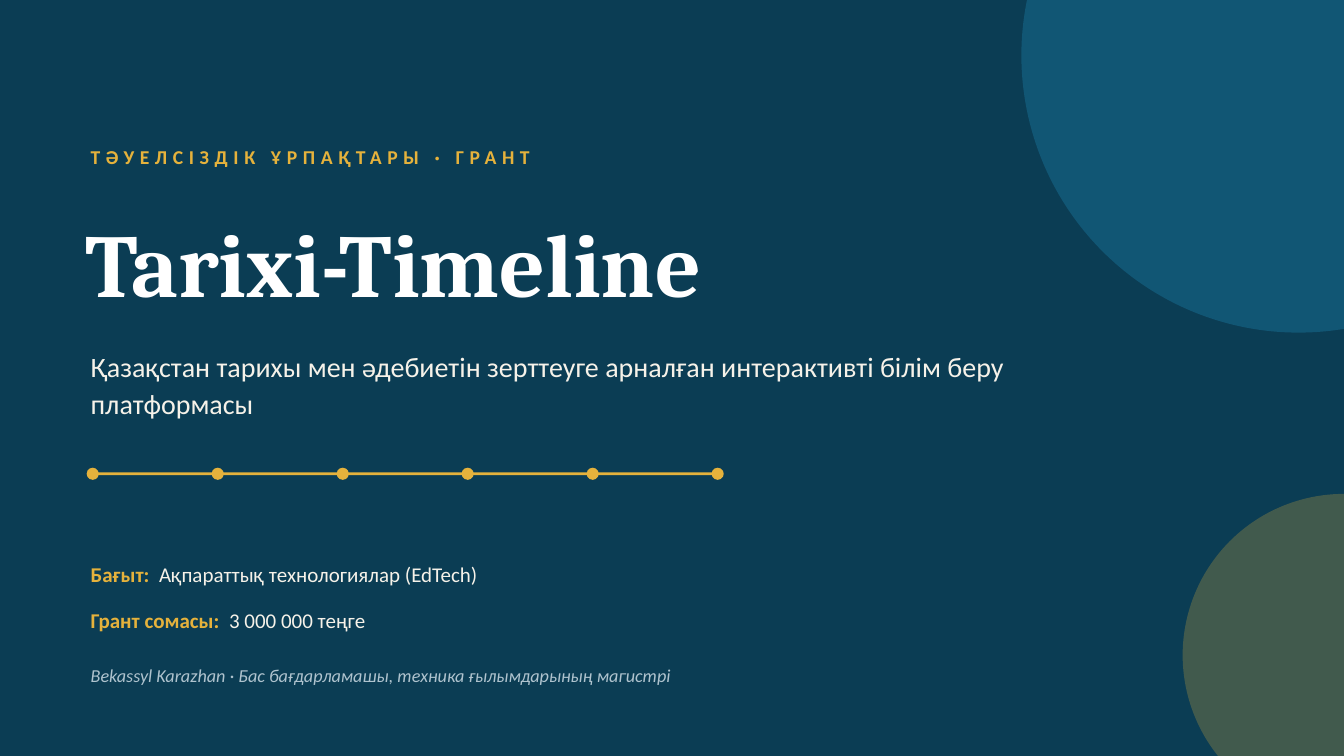
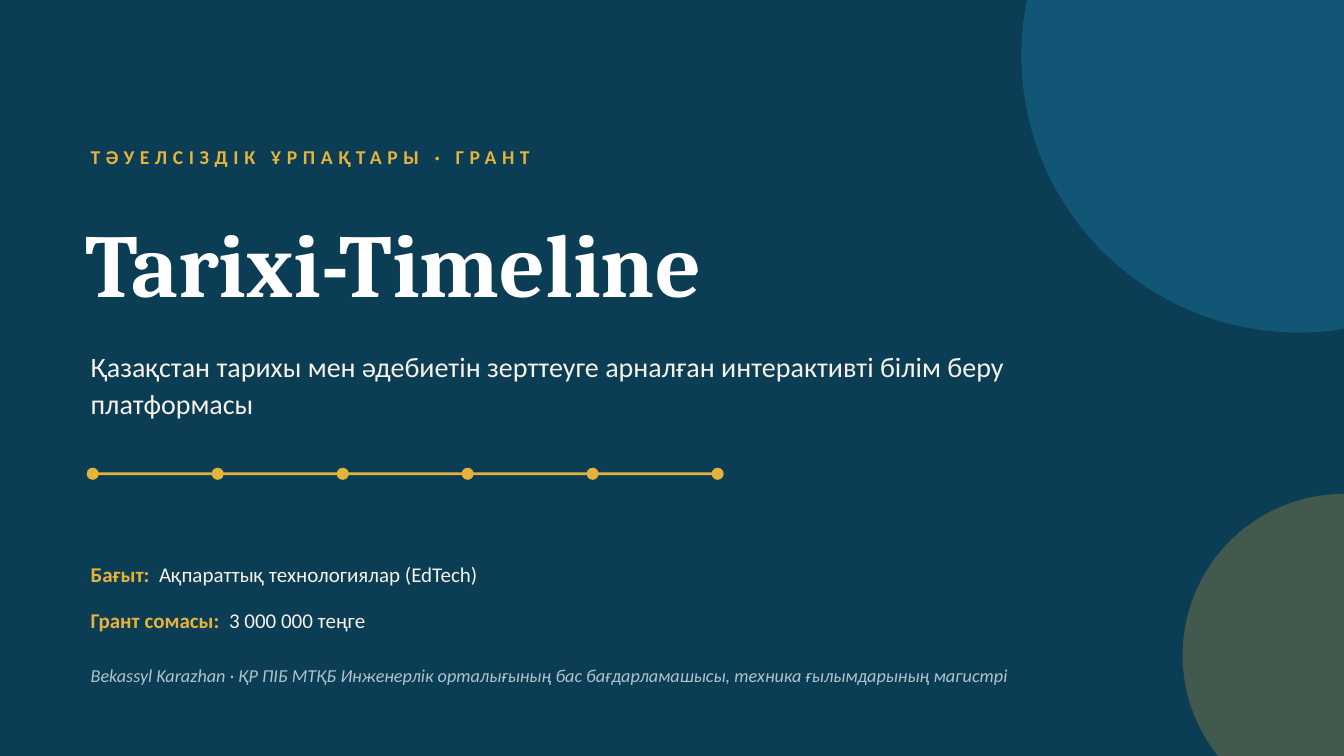
Before and after one commit to bekarazhan/tarixi-timeline, a slide deck: slide 1 of grant-presentation/Tarixi-Timeline_Tauelsizdik_urpaqtary.pptx. Drawn at 1344x756 pixels with LibreOffice and Linux fonts; fonts in the diff are those of the drawing. Boxes give left, top, right and bottom in pixels: in the first picture for what was removed or moved away, otherwise in the second. Text is boxed around its words. In the diff, an @@ line names an element or a change of style, - is before the commit and + after.

```diff
--- a/grant-presentation/Tarixi-Timeline_Tauelsizdik_urpaqtary.pptx
+++ b/grant-presentation/Tarixi-Timeline_Tauelsizdik_urpaqtary.pptx
@@ text at <box>91,669,1008,685</box>: text changed @@
-Bekassyl Karazhan · Бас бағдарламашы, техника ғылымдарының магистрі
+Bekassyl Karazhan · ҚР ПІБ МТҚБ Инженерлік орталығының бас бағдарламашысы, техника ғылымдарының магистрі
```
Also in this commit, not shown: 2 other slides changed, 2 other files.
